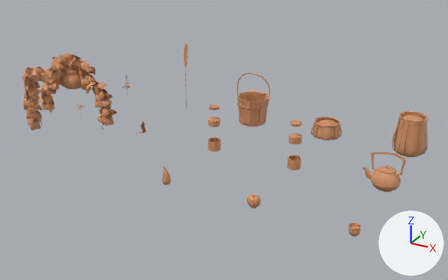
What one commit did to the FBX model Maya_Projects/Exports/cmc_shaman_assets_01_low.fbx.
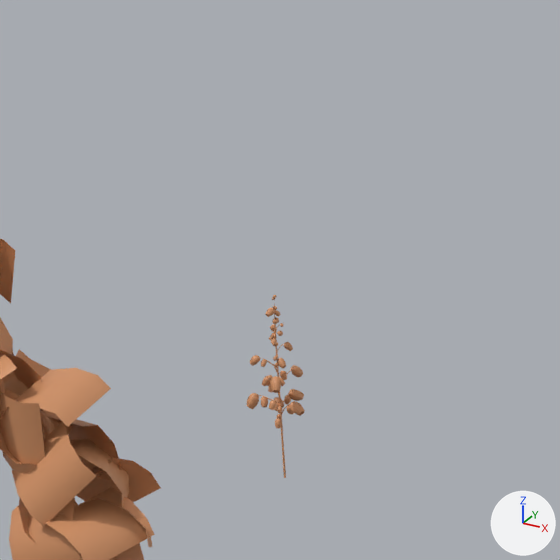
Each version appears first whole from a 50 mm lens placed at (0.0327, -0.0671, 0.03), pointed at (-0.0018, -0.0044, -0.0014), and next in a close-up on the part from 21% to 36% of the width and 14% to 38% of the height. Lighting does not change. The marker at lower right points along +X, +Y and +Z. Where no turn or scale is listed for an object, it has been applied to the vertices.

Names of what the first close-up shows: 'monkshood_geo', 'plant_vines_geo'.
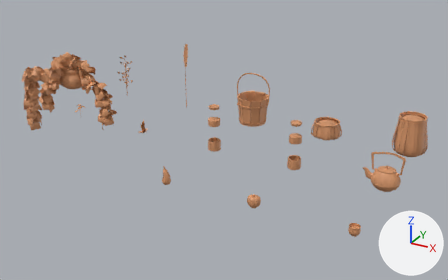
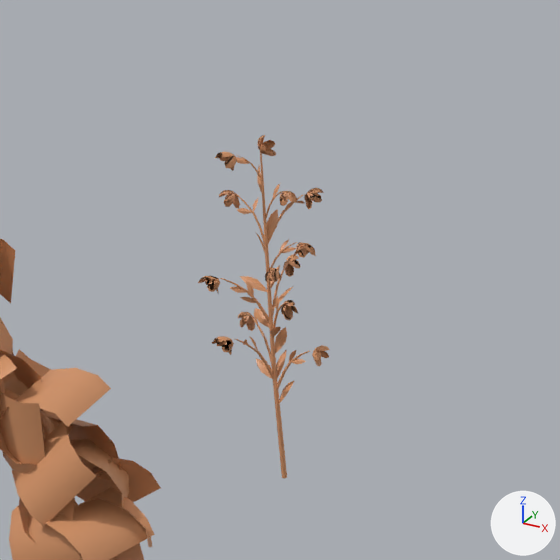
The change in detail:
Mesh me_mesh_023_1 is new.
It has 1198 vertices, 1330 faces and spans x -0.00107..0.00114, y -0.00115..0.00119, z -0.00198..0.0019.
It uses material mat_cmc_shaman_assets_01_mat (orange #d59568).
Mesh me_mesh_022_1 is new.
It has 603 vertices, 560 faces and spans x -0.00079..0.00079, y -0.00086..0.00086, z -0.00288..0.00288.
It uses material mat_cmc_shaman_assets_01_mat (orange #d59568).
Object 'monkshood_geo' (ob_monkshood_geo) is deleted.
Object 'monkshood_buds_geo' (ob_monkshood_buds_geo) is new; it shows me_mesh_023_1.
Its location is (-0.01996, 0.00008, 0.00415).
Object 'monkshood_stem_geo' (ob_monkshood_stem_geo) is new; it shows me_mesh_022_1.
Its location is (-0.01994, 0.00009, 0.00288).

Pixel boxes [x1, y1, x2, y2] of what changed, in the close-ups (560 x 560 px):
'monkshood_stem_geo', added: after [219, 152, 310, 478]
'monkshood_buds_geo', added: after [198, 135, 329, 366]
'monkshood_geo', deleted: before [246, 295, 305, 478]
